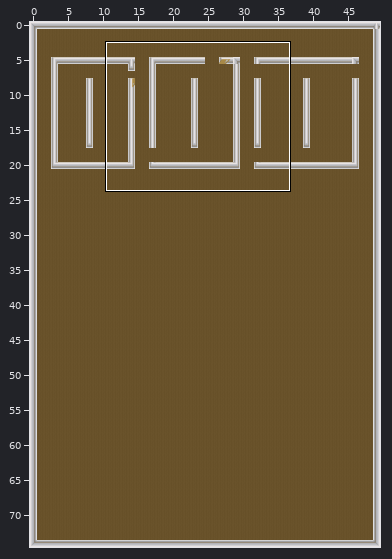
Two states of a LDtk project, assets/demo_level.json.ldtk. Above: a wide view before the commit, with the close-up outlined.
Close-up. Before the commit:
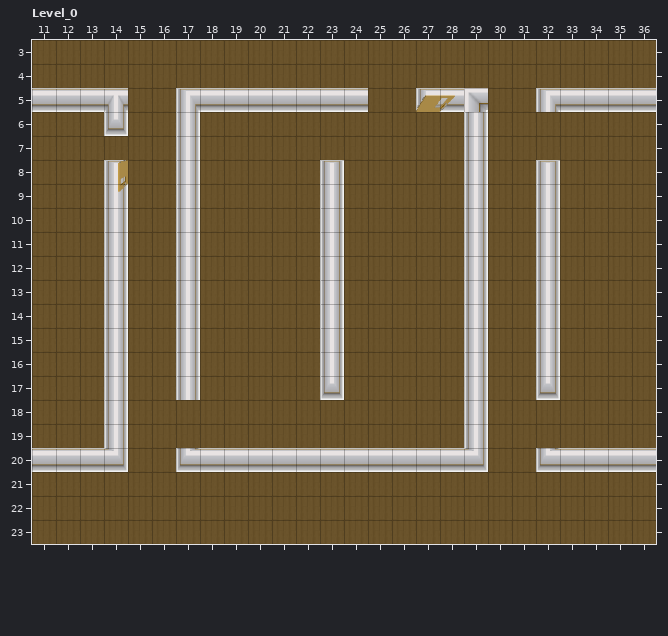
Cells are 32x32 px. Shown: Level_0 x 11..36, y 3..23. The commit also changed other parts of the map, which this record leaves out.
Now the later version:
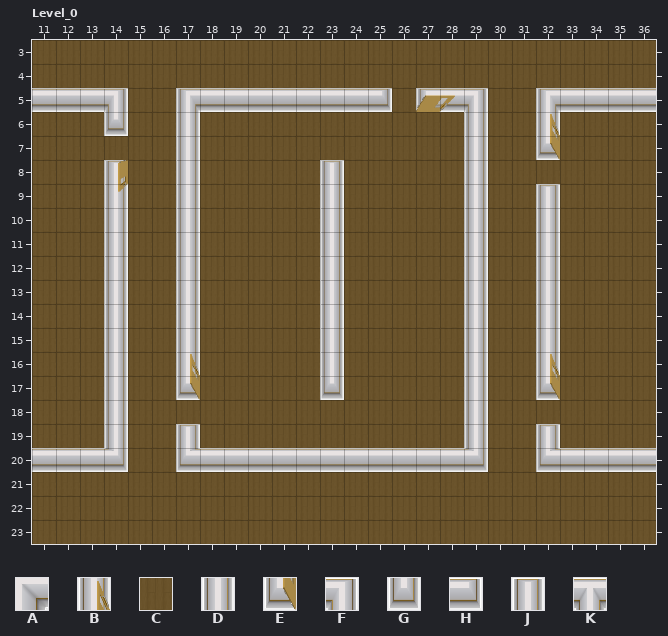
Key: from "School_tiles": A 0, B 3, C 7, D 8, E 10, F 13, G 14, H 20, J 21, K 26.
_ is an empty cell.
Changes in this commit:
Layer "Tiles":
y 5: x 14 K -> F; x 25 C -> H; x 29 A -> F
y 6: x 32 C -> B
y 7: x 32 C -> E
y 8: x 32 J -> C
y 9: x 32 D -> J
y 16: x 17 D -> B; x 32 D -> B
y 17: x 17 D -> E; x 32 G -> E
y 19: x 17 C -> J; x 32 C -> J
Pixel boxes of the changes (left, top, right, bottom) in both close-ups:
changed: (105, 88, 128, 112)
changed: (368, 88, 392, 112)
changed: (464, 88, 488, 112)
changed: (536, 112, 560, 187)
changed: (177, 354, 200, 400)
changed: (550, 354, 560, 400)
changed: (176, 424, 200, 448)
changed: (536, 424, 560, 448)
